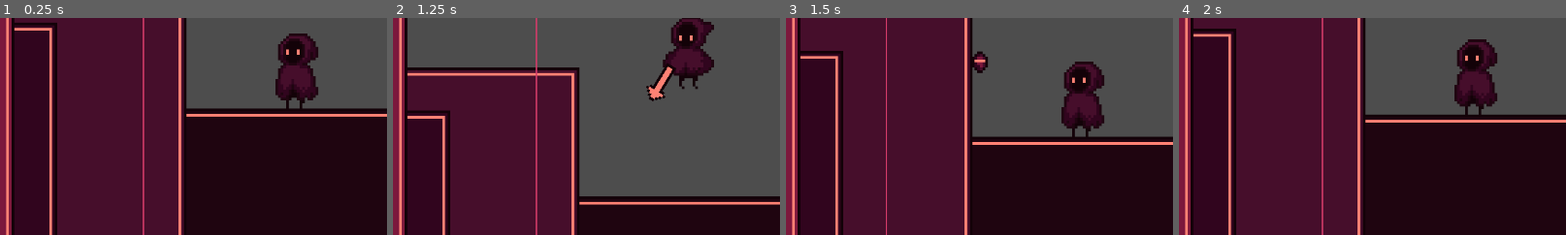
Above: before the commit, frames 1-4 (left to right).
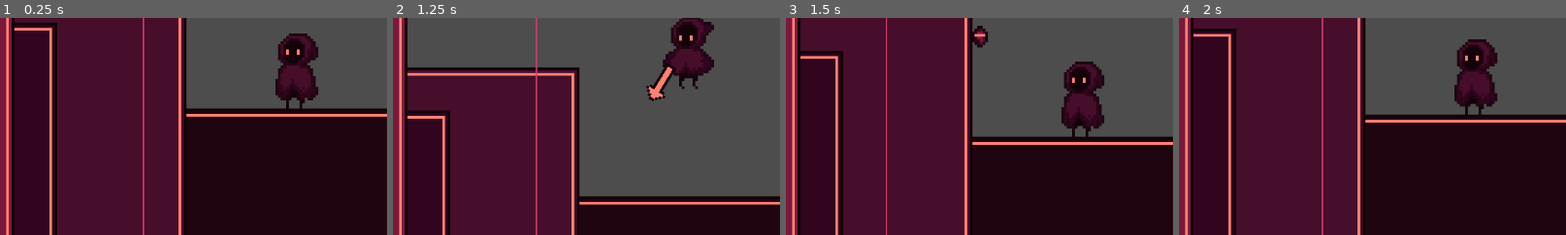
Above: after the commit, the same moments.

Repository: SuperDuperOrganisationsname/gmtk2024
Game: Godot game, scene res://scenes/game.tscn
Same seed, same stepped clock (60 frames per second), same inputs: the game is played once before the commit and once after it.
Inputs:
- Up to frame 1 (0.25 s): no input
- Up to frame 2 (1.25 s): hold D (move_right) from 0.53 s (still down); hold K (throw) from 0.53 s (still down); tap Space (jump) at 0.77 s
- Up to frame 3 (1.5 s): release D (move_right) at 1.28 s; release K (throw) at 1.28 s; hold S (down) from 1.28 s (still down); tap J (attack) at 1.35 s
- Up to frame 4 (2 s): keep holding S (down); tap Space (jump) at 1.52 s; tap K (throw) at 1.55 s
The pictures show only the part of the screen within x 12-62%, y 37-87%; the shares and areas given below are measured in that part.

Frames 1-2 are identical in both runs. In frame 3, 0.6% of the frame differs, in the area x 48-53%, y 3-26%; in frame 4, nothing differs.

Commit message:
fixed yet another talisman bug

Diff:
--- a/scripts/scaling_tilemap.gd
+++ b/scripts/scaling_tilemap.gd
@@ -343,8 +343,12 @@
 		return
 
 	scale_item_at_player = false
-	$Talisman.set_axis_velocity(vector * THROW_SPEED)
+	var throw = vector * THROW_SPEED
+	if throw.y > 0:
+		throw.y /= 2
+	$Talisman.set_axis_velocity(throw)
 	$Talisman.is_flying = true
+	$Talisman.floor_counter = 0
 
 # Return Talisman to Player
 func _on_talisman_return_me() -> void:
--- a/scripts/talisman.gd
+++ b/scripts/talisman.gd
@@ -9,13 +9,14 @@
 var should_freeze: bool = false
 
 var squish_counter: int = 0
+var floor_counter: int = 0
 
 func _integrate_forces(state) -> void:
 	if update_position:
 		state.transform = Transform2D(0.0, new_position)
 		update_position = false
 
-	if is_flying and self.linear_velocity == Vector2(0, 0) and $FloorCheck.is_colliding():
+	if is_flying and self.linear_velocity == Vector2(0, 0) and floor_counter >= 10:
 		is_flying = false
 		var pos = state.transform.get_origin() as Vector2i
 		if pos.x < 0:
@@ -24,11 +25,16 @@
 
 		state.transform = Transform2D(0.0, pos)
 		should_freeze = true
+		floor_counter = 0
 
 func _process(_delta: float) -> void:
 	if should_freeze:
 		self.freeze = true
 		should_freeze = false
+	if $FloorCheck.is_colliding():
+		floor_counter += 1
+	elif is_flying and self.linear_velocity == Vector2(0, 0):
+		self.linear_velocity = Vector2(0, 0.01)
 
 func _on_squished() -> void:
 	squish_counter += 1
